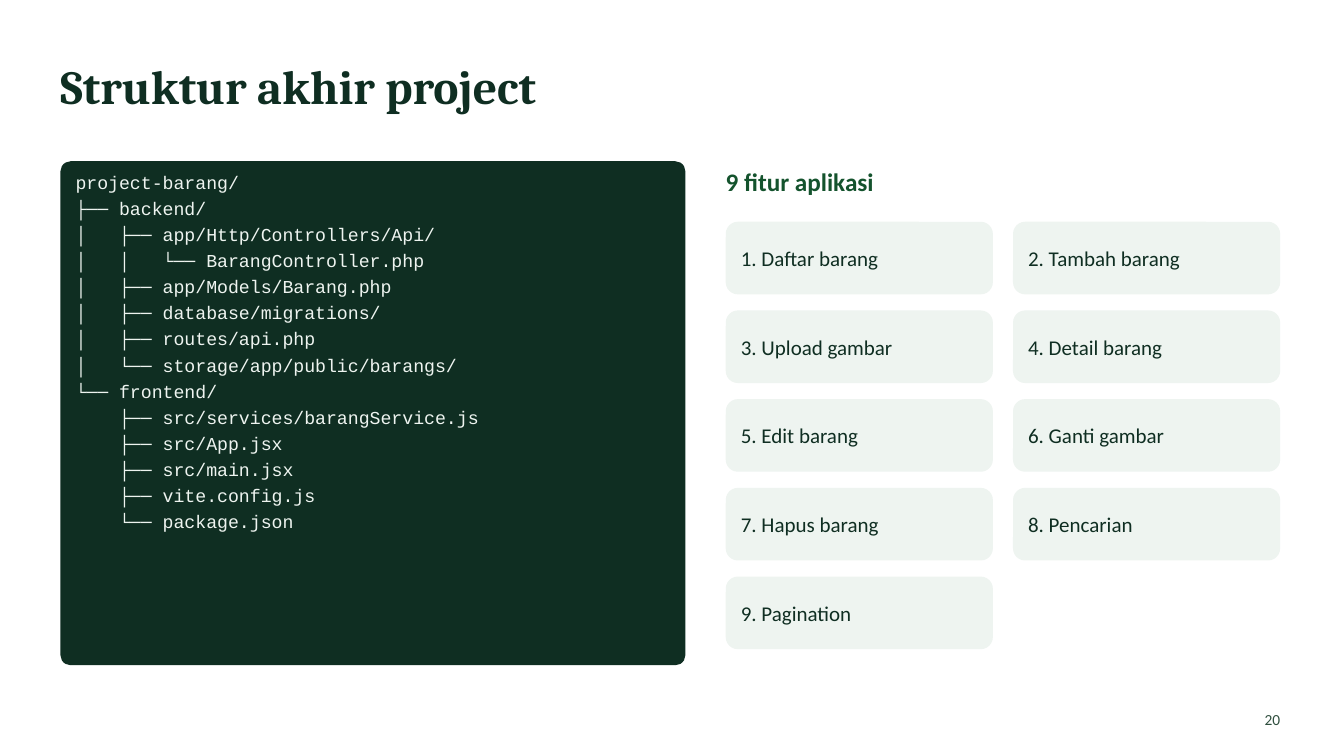
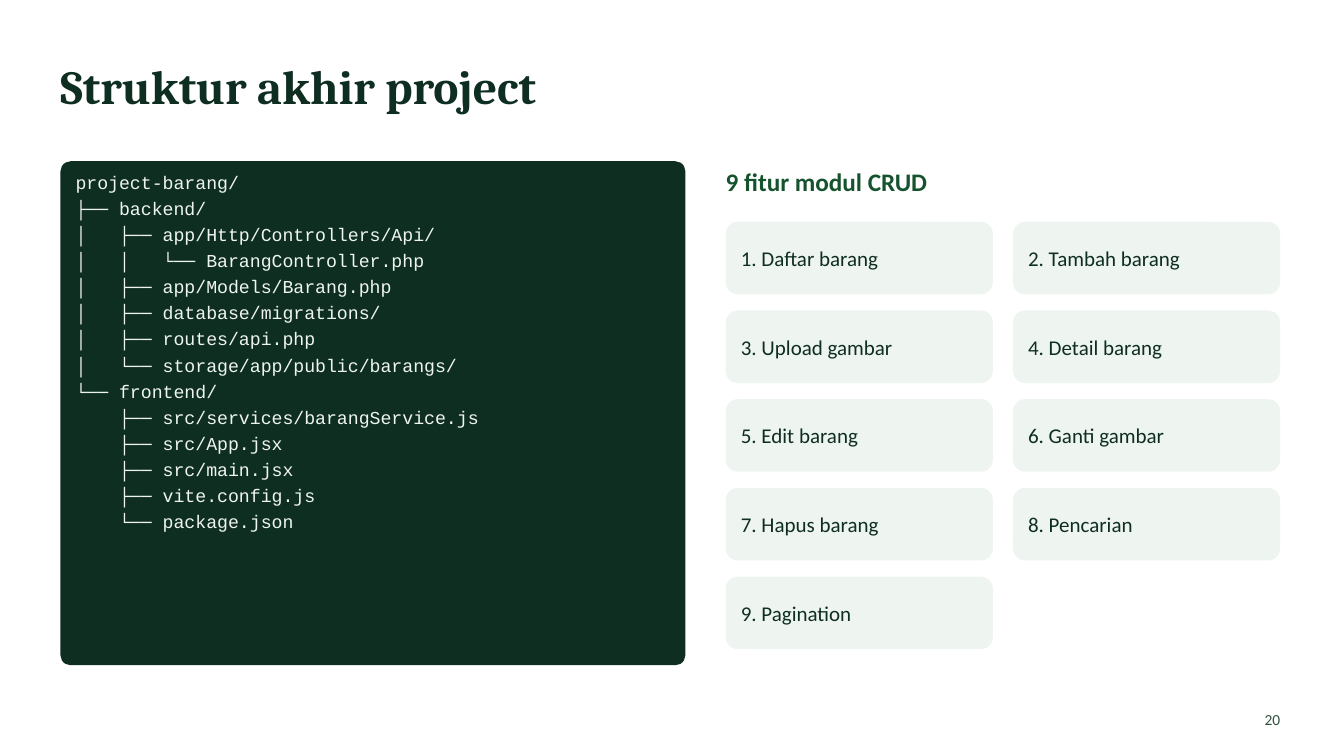
Before and after one commit to alexsandri/batam, a slide deck: slide 20 of presentasi/Aplikasi_Barang.pptx. Drawn at 1344x756 pixels with LibreOffice and Linux fonts; fonts in the diff are those of the drawing. Boxes give left, top, right and bottom in pixels: in the first picture for what was removed or moved away, otherwise in the second. Text is boxed around its words. In the diff, an @@ line names an element or a change of style, - is before the commit and + after.

Commit message:
Perbaiki konsistensi jumlah fitur dan pengujian pada presentasi, tambah nama penyusun

```diff
--- a/presentasi/Aplikasi_Barang.pptx
+++ b/presentasi/Aplikasi_Barang.pptx
@@ text at box(726, 173, 927, 191): text changed @@
-9 fitur aplikasi
+9 fitur modul CRUD
```
Also in this commit, not shown: 3 other slides changed, 1 other file.
